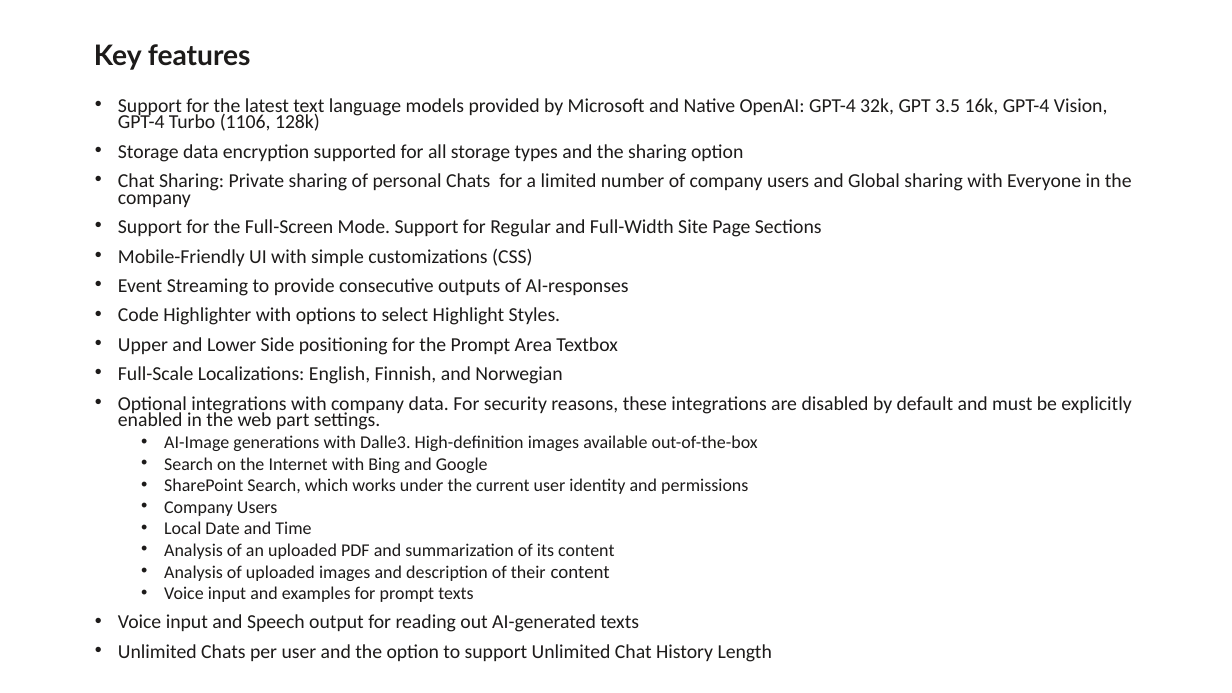
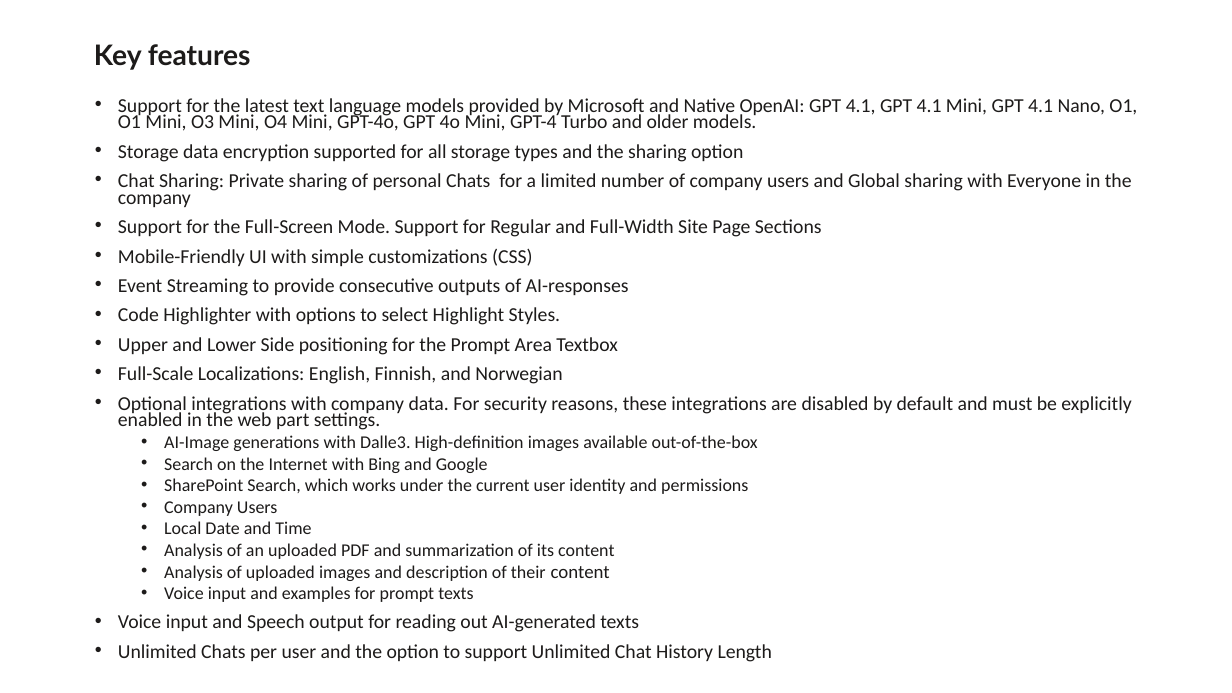
Before and after one commit to Paul-Borisov/react-azure-open-ai-chat-web-part-spfx, a slide deck: slide 6 of docs/azure-openai-chat-web-part-presentation.pptx. Drawn at 1232x693 pixels with LibreOffice and Linux fonts; fonts in the diff are those of the drawing. Boxes give left, top, right and bottom in pixels: in the first picture for what was removed or moved away, otherwise in the second. Text is boxed around its words. In the diff, an @@ line names an element or a change of style, - is before the commit and + after.

Commit message:
Version 1.3.4, added support for gpt-4.1, gpt-4.1-mini, gpt-4.1-nano, o4-mini

```diff
--- a/docs/azure-openai-chat-web-part-presentation.pptx
+++ b/docs/azure-openai-chat-web-part-presentation.pptx
@@ text at (x1=118, y1=98, x2=1137, y2=131): text changed @@
-• Support for the latest text language models provided by Microsoft and Native OpenAI: GPT-4 32k, GPT 3.5 16k, GPT-4 Vision, GPT-4 Turbo (1106, 128k)
+• Support for the latest text language models provided by Microsoft and Native OpenAI: GPT 4.1, GPT 4.1 Mini, GPT 4.1 Nano, O1, O1 Mini, O3 Mini, O4 Mini, GPT-4o, GPT 4o Mini, GPT-4 Turbo and older models.
```
Also in this commit, not shown: 4 other slides changed, 19 other files.
